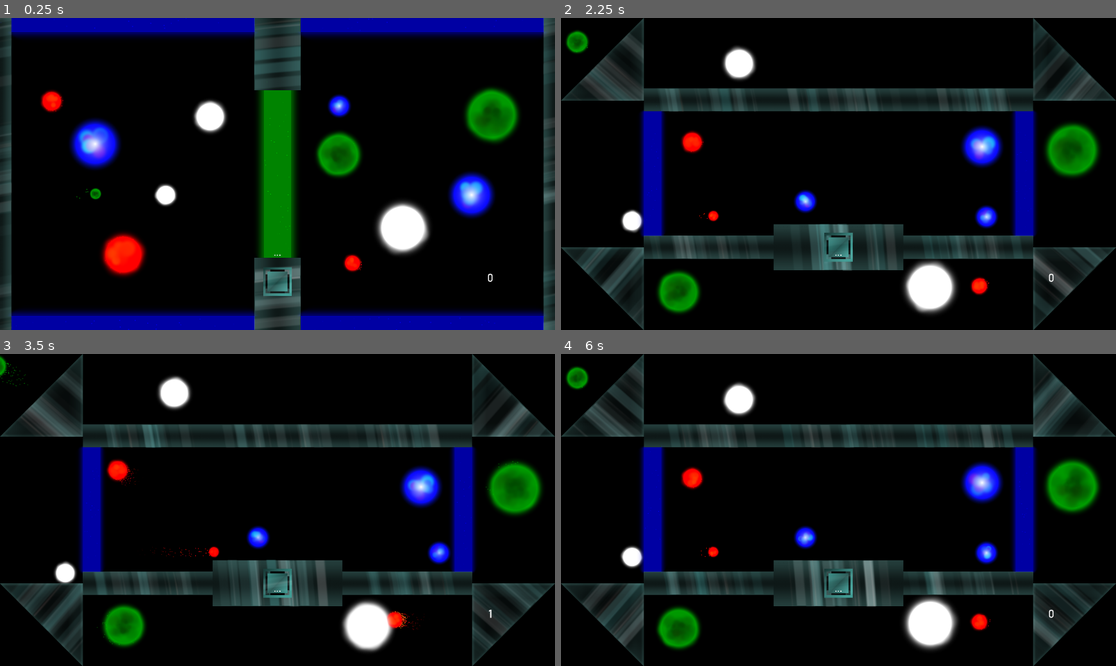
Above: before the commit, frames 1-4 (two rows, left to right).
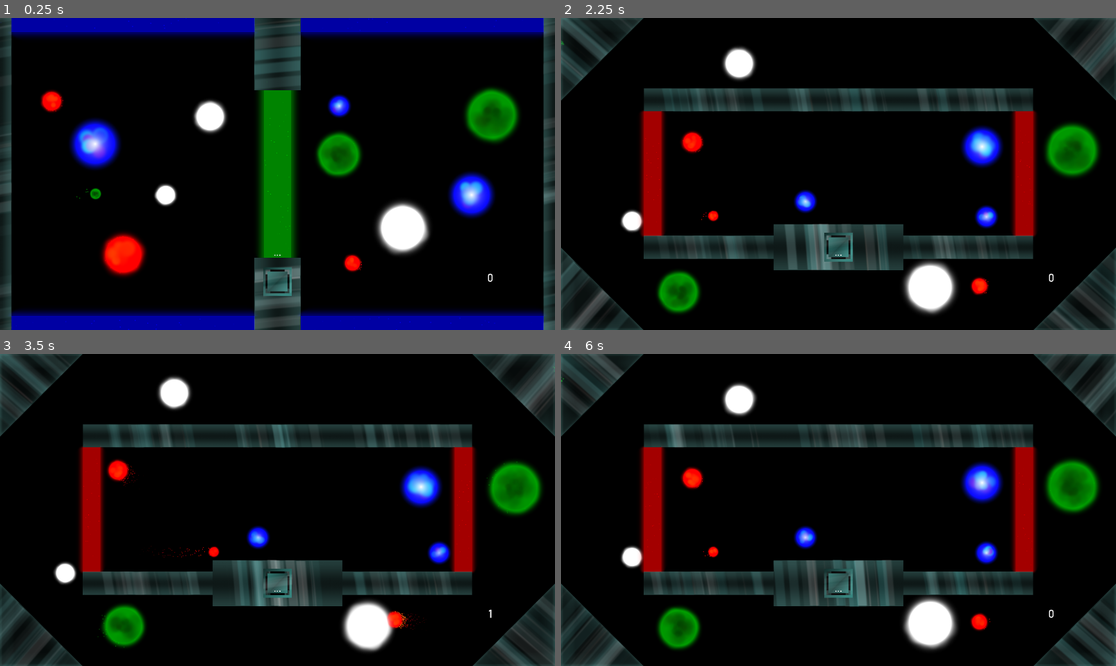
Above: after the commit, the same moments.

Repository: Dark-Gran/Spirit-Circles
Game: Godot game, scene res://src/Main.tscn
Two runs of this game, one before a commit and one after it. Both use one fixed random seed, a clock stepped at 60 frames per second and the inputs below.
Inputs (mouse positions are in pixels of both pictures, inside the frame that each line leads up to):
- Up to frame 1 (0.25 s): no input
- Up to frame 2 (2.25 s): move the mouse to (960, 158) at 0.52 s; hold Right (ui_right) 0.53-1.28 s; tap Space (ui_accept) at 0.77, 1.52 s; move the mouse to (727, 189) at 1.27 s; hold Left (ui_left) 1.28-2.03 s; move the mouse to (894, 105) at 2.02 s; hold Right (ui_right) from 2.03 s (still down)
- Up to frame 3 (3.5 s): keep holding Right (ui_right); move the mouse to (249, 572) at 2.77 s; tap Space (ui_accept) at 3.02 s
- Up to frame 4 (6 s): move the mouse to (1005, 556) at 3.52 s; release Right (ui_right) at 3.53 s; hold Left (ui_left) 3.53-5.78 s; tap Space (ui_accept) at 3.77, 4.52 s; move the mouse to (672, 463) at 4.27 s; move the mouse to (866, 510) at 5.02 s; move the mouse to (755, 432) at 5.77 s; hold Right (ui_right) from 5.78 s (still down)

The runs differ from the first frame. In frame 2, 20% of the frame differs, in the area x 0-100%, y 0-100%; in frame 3, 20%; in frame 4, 20%.

Commit message:
level revision

Diff:
--- a/src/world/levels/Level_010.tscn
+++ b/src/world/levels/Level_010.tscn
@@ -83,24 +83,24 @@
 
 [node name="Beam" parent="Statics/Beams" instance=ExtResource( 4 )]
 position = Vector2( 960, 892.751 )
-scale = Vector2( 1.6, 0.591 )
+scale = Vector2( 1.497, 0.591 )
 color_type = 2
 
 [node name="Beam2" parent="Statics/Beams" instance=ExtResource( 4 )]
 position = Vector2( 960, 187.138 )
-scale = Vector2( 1.6, 0.591 )
+scale = Vector2( 1.497, 0.591 )
 color_type = 2
 
 [node name="Beam3" parent="Statics/Beams" instance=ExtResource( 4 )]
-position = Vector2( 396.939, 540 )
+position = Vector2( 397.3, 540 )
 rotation = 1.5708
-scale = Vector2( 1.6, 1.433 )
+scale = Vector2( 1.497, 1.433 )
 color_type = 1
 
 [node name="Beam4" parent="Statics/Beams" instance=ExtResource( 4 )]
-position = Vector2( 1523.49, 540 )
+position = Vector2( 1523, 540 )
 rotation = 1.5708
-scale = Vector2( 1.6, 1.433 )
+scale = Vector2( 1.497, 1.433 )
 color_type = 1
 
 [node name="Wall3" parent="Statics" instance=ExtResource( 5 )]
--- a/src/world/levels/Level_011.tscn
+++ b/src/world/levels/Level_011.tscn
@@ -91,14 +91,14 @@
 position = Vector2( 960, 1034.5 )
 
 [node name="Wall4" parent="Statics" instance=ExtResource( 6 )]
-position = Vector2( 960, 43.5 )
+position = Vector2( 960, 42.5 )
 
 [node name="Wall" parent="Statics" instance=ExtResource( 3 )]
 position = Vector2( 145, 540 )
 rotation = 1.5708
 
 [node name="Wall2" parent="Statics" instance=ExtResource( 3 )]
-position = Vector2( 1775, 540 )
+position = Vector2( 1776, 540 )
 rotation = 1.5708
 
 [node name="Wall_Border" parent="Statics" instance=ExtResource( 4 )]
--- a/src/world/levels/Level_012.tscn
+++ b/src/world/levels/Level_012.tscn
@@ -86,7 +86,7 @@
 angles = PoolIntArray( 0, 90 )
 
 [node name="RotatableTriangle6" parent="Statics/Rotatables" instance=ExtResource( 5 )]
-position = Vector2( 1737.25, 182.5 )
+position = Vector2( 1736.25, 182.5 )
 rotation = 1.5708
 
 [node name="RotatableTriangle7" parent="Statics/Rotatables" instance=ExtResource( 5 )]
@@ -114,7 +114,7 @@
 angles = PoolIntArray( -90, -180 )
 
 [node name="RotatableTriangle12" parent="Statics/Rotatables" instance=ExtResource( 5 )]
-position = Vector2( 1737.25, 896.5 )
+position = Vector2( 1736.25, 896.5 )
 rotation = 3.14159
 
 [node name="Wall_Border" parent="Statics" instance=ExtResource( 4 )]
@@ -124,18 +124,18 @@
 scale = Vector2( 0.8, 0.857 )
 
 [node name="Wall4" parent="Statics" instance=ExtResource( 3 )]
-position = Vector2( 1249.5, 540 )
+position = Vector2( 1250.5, 540 )
 scale = Vector2( 0.8, 0.857 )
 
 [node name="Wall3" parent="Statics" instance=ExtResource( 6 )]
-position = Vector2( 970, 540 )
+position = Vector2( 964, 540 )
 scale = Vector2( 1, 0.857 )
 
 [node name="Button" parent="Statics" instance=ExtResource( 7 )]
-position = Vector2( 970, 540 )
+position = Vector2( 964, 540 )
 
 [node name="Button3" parent="Statics" instance=ExtResource( 7 )]
-position = Vector2( 970, 410 )
+position = Vector2( 964, 410 )
 
 [node name="Button2" parent="Statics" instance=ExtResource( 7 )]
-position = Vector2( 970, 670 )
+position = Vector2( 964, 670 )
--- a/src/world/levels/Level_016.tscn
+++ b/src/world/levels/Level_016.tscn
@@ -84,33 +84,33 @@
 [node name="Beam" parent="Statics/Beams" instance=ExtResource( 8 )]
 position = Vector2( 1603.2, 538.606 )
 scale = Vector2( 1, 0.862 )
-color_type = 1
+color_type = 3
 
 [node name="Beam2" parent="Statics/Beams" instance=ExtResource( 8 )]
 position = Vector2( 316.781, 538.606 )
 scale = Vector2( 1, 0.862 )
-color_type = 1
+color_type = 3
 
 [node name="Rotatables" type="Node2D" parent="Statics"]
 
 [node name="RotatableTriangle" parent="Statics/Rotatables" instance=ExtResource( 5 )]
 position = Vector2( 1777, 937.5 )
+rotation = 3.14159
 angles = PoolIntArray( 180, -90, 0, 90 )
 
 [node name="RotatableTriangle2" parent="Statics/Rotatables" instance=ExtResource( 5 )]
 position = Vector2( 143, 937.5 )
-rotation = 1.5708
+rotation = -1.5708
 angles = PoolIntArray( 180, 90, 0, -90 )
 reversed = true
 
 [node name="RotatableTriangle3" parent="Statics/Rotatables" instance=ExtResource( 5 )]
 position = Vector2( 143, 143 )
-rotation = 3.14159
 angles = PoolIntArray( 180, -90, 0, 90 )
 
 [node name="RotatableTriangle4" parent="Statics/Rotatables" instance=ExtResource( 5 )]
 position = Vector2( 1777, 143 )
-rotation = -1.5708
+rotation = 1.5708
 angles = PoolIntArray( 180, 90, 0, -90 )
 reversed = true
 
@@ -128,7 +128,7 @@
 scale = Vector2( 1, 0.899 )
 
 [node name="Wall5" parent="Statics" instance=ExtResource( 4 )]
-position = Vector2( 1408.98, 793.287 )
+position = Vector2( 1408.6, 793.287 )
 rotation = 1.5708
 scale = Vector2( 1, 0.899 )
 
--- a/src/world/levels/Level_017.tscn
+++ b/src/world/levels/Level_017.tscn
@@ -123,6 +123,14 @@
 position = Vector2( 960, -80 )
 rotation = 1.5708
 
+[node name="Wall10" parent="Statics" instance=ExtResource( 8 )]
+position = Vector2( -80.5, 541.598 )
+scale = Vector2( 1, 1.149 )
+
+[node name="Wall11" parent="Statics" instance=ExtResource( 8 )]
+position = Vector2( 2000.5, 541.598 )
+scale = Vector2( 1, 1.149 )
+
 [node name="Button" parent="Statics" instance=ExtResource( 4 )]
 position = Vector2( 960, 999.66 )
 
--- a/src/world/levels/Level_018.tscn
+++ b/src/world/levels/Level_018.tscn
@@ -98,17 +98,17 @@
 color_type = 2
 
 [node name="Beam4" parent="Statics/Beams" instance=ExtResource( 8 )]
-position = Vector2( 1327.23, 540 )
+position = Vector2( 1326.5, 540 )
 scale = Vector2( 1.6, 0.713 )
 color_type = 1
 
 [node name="Beam6" parent="Statics/Beams" instance=ExtResource( 8 )]
-position = Vector2( 1327.23, 919 )
+position = Vector2( 1326.5, 919 )
 scale = Vector2( 1.6, 0.485 )
 color_type = 1
 
 [node name="Beam5" parent="Statics/Beams" instance=ExtResource( 8 )]
-position = Vector2( 1327.23, 161 )
+position = Vector2( 1326.5, 161 )
 scale = Vector2( 1.6, 0.485 )
 color_type = 1
 
@@ -145,7 +145,7 @@
 scale = Vector2( 1, 0.915 )
 
 [node name="Wall14" parent="Statics" instance=ExtResource( 3 )]
-position = Vector2( 1736, 1080 )
+position = Vector2( 1736.5, 1080 )
 rotation = 1.5708
 scale = Vector2( 1, 0.915 )
 
@@ -155,7 +155,7 @@
 scale = Vector2( 1, 0.915 )
 
 [node name="Wall8" parent="Statics" instance=ExtResource( 3 )]
-position = Vector2( 1736, 0 )
+position = Vector2( 1736.5, 0 )
 rotation = 1.5708
 scale = Vector2( 1, 0.915 )
 
--- a/src/world/obstacles/DiscoBall.tscn
+++ b/src/world/obstacles/DiscoBall.tscn
@@ -102,7 +102,7 @@
 
 [node name="MeshInstance2D" type="MeshInstance2D" parent="."]
 modulate = Color( 0, 0, 0, 1 )
-scale = Vector2( 99, 99 )
+scale = Vector2( 99.5, 99.5 )
 mesh = SubResource( 2 )
 
 [node name="Sprite" type="Sprite" parent="."]
Binary file changed: assets/button.png
Binary file changed: assets/button_pressed.png
